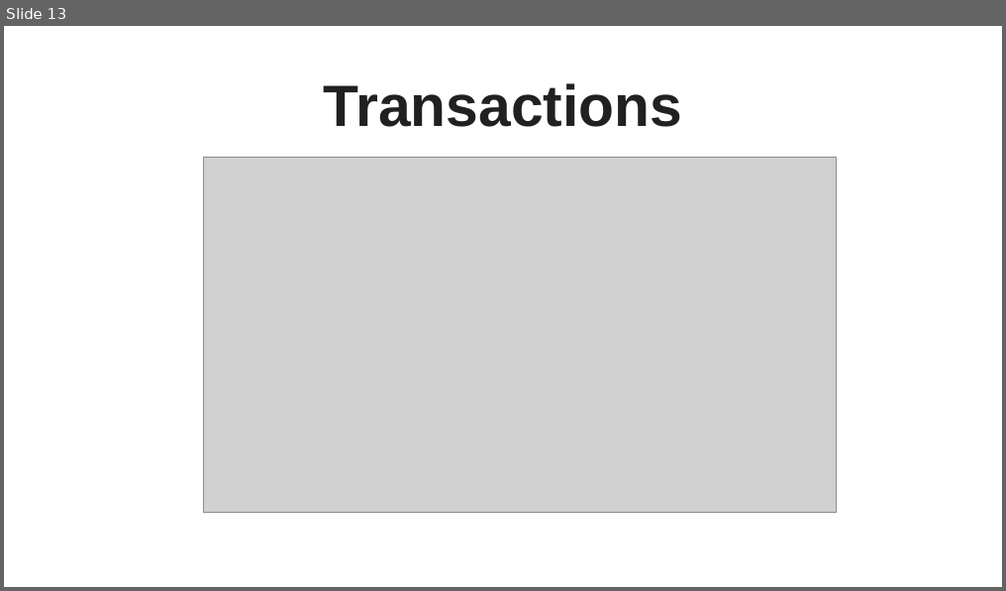
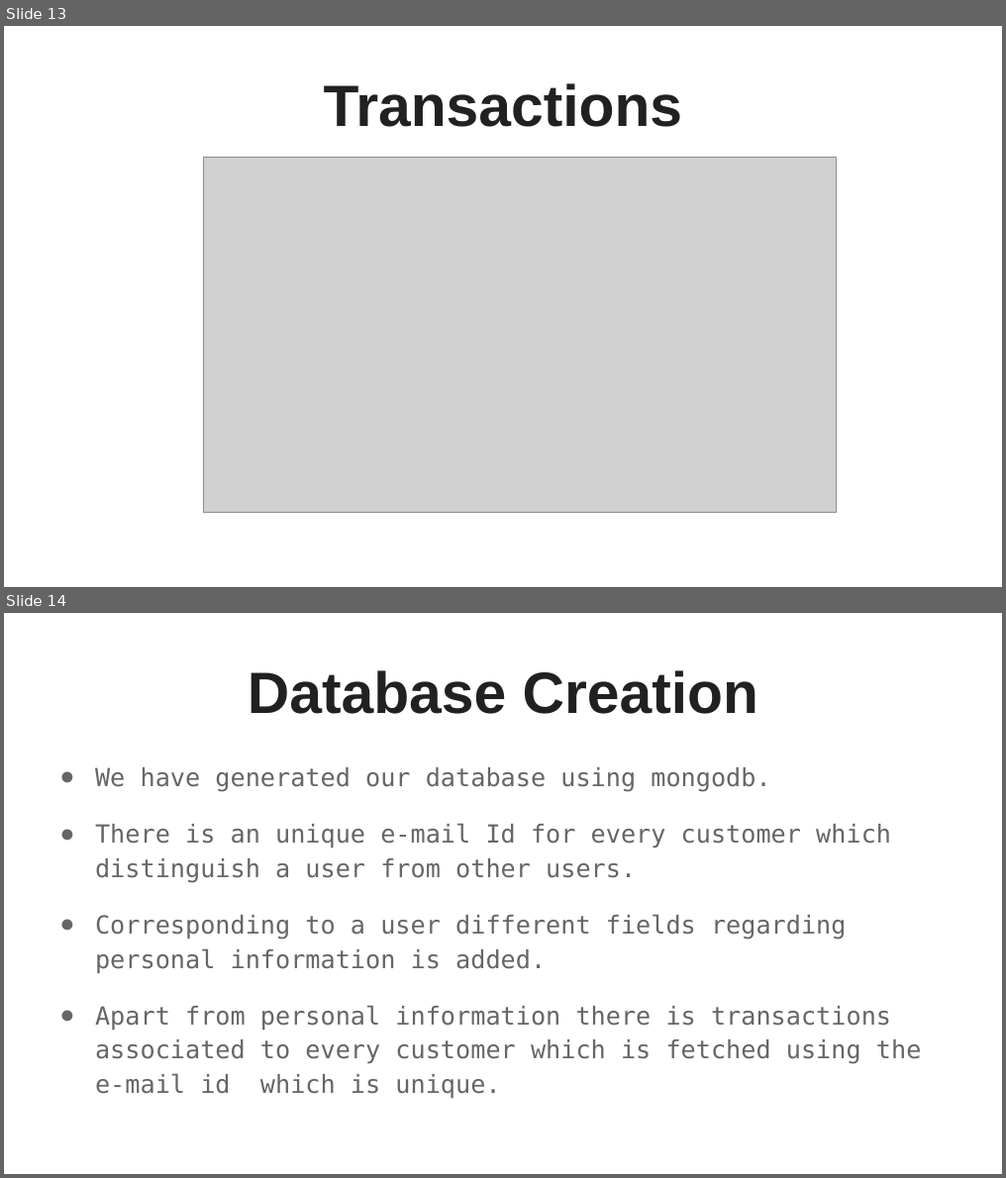
Before and after one commit to SKAUL05/Daily-Expense-Manager, a slide deck: Daily Expense Manager Using MEAN Stack.pptx. Shown one above the other, each under a label of ours: slide 13 before the commit, slides 13 and 14 after it. The pictures are 1006x591 and 1006x1178 pixels, drawn with LibreOffice and Linux fonts; fonts in the diff are those of the drawing; grey boxes stand for pictures. Boxes give left, top, right and bottom in pixels: in the first picture for what was removed or moved away, otherwise in the second. Text is boxed around its words. In the diff, an @@ line names an element or a change of style, - is before the commit and + after.

Commit message:
Some changes in PPT

```diff
--- a/Daily Expense Manager Using MEAN Stack.pptx
+++ b/Daily Expense Manager Using MEAN Stack.pptx
@@ slide 14 added at (4, 613, 1002, 1174), background #FFFFFF @@
@@ title added at (248, 670, 758, 714), 42 pt, text #212121, bold @@
+Database Creation
@@ text added at (95, 767, 922, 1099), 18 pt, text #666666 @@
+● We have generated our database using mongodb.
+● There is an unique e-mail Id for every customer which distinguish a user from other users.
+● Corresponding to a user different fields regarding personal information is added.
+● Apart from personal information there is transactions associated to every customer which is fetched using the e-mail id which is unique.
```
Also in this commit, not shown: 1 other slide added.
